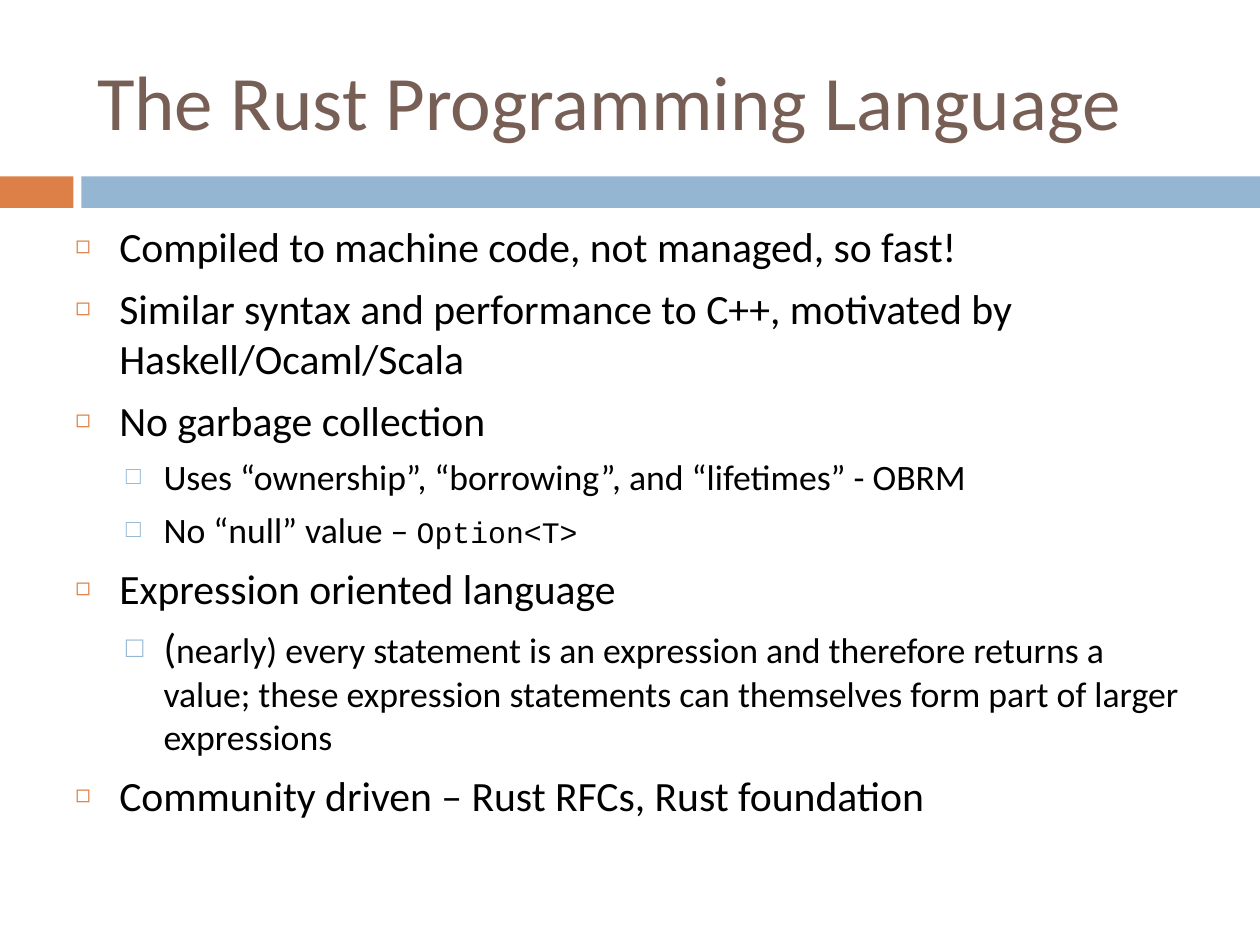
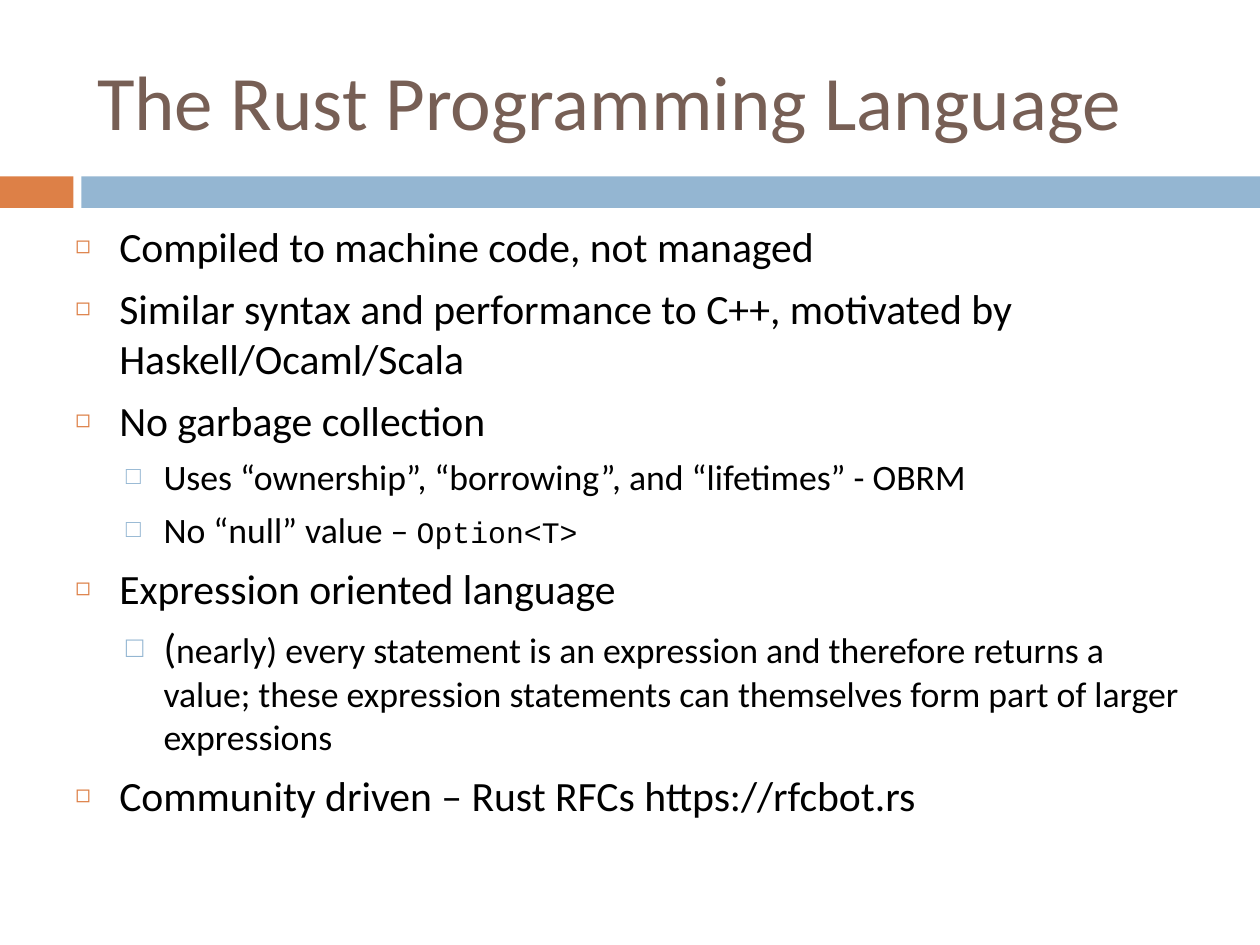
Before and after one commit to gclynch/rust, a slide deck: slide 5 of Rust session.ppt. Drawn at 1260x945 pixels with LibreOffice and Linux fonts; fonts in the diff are those of the drawing. Boxes give left, top, right and bottom in pixels: in the first picture for what was removed or moved away, otherwise in the second. Text is boxed around its words. In the diff, an @@ line names an element or a change of style, - is before the commit and + after.

```diff
--- a/Rust session.ppt
+++ b/Rust session.ppt
@@ text at (119, 233, 814, 269): text changed @@
-◻ Compiled to machine code, not managed, so fast!
+◻ Compiled to machine code, not managed
@@ text at (119, 782, 915, 818): text changed @@
-◻ Community driven – Rust RFCs, Rust foundation
+◻ Community driven – Rust RFCs https://rfcbot.rs
```
Also in this commit, not shown: 10 other slides changed, 6 slides added, 1 slide removed.
